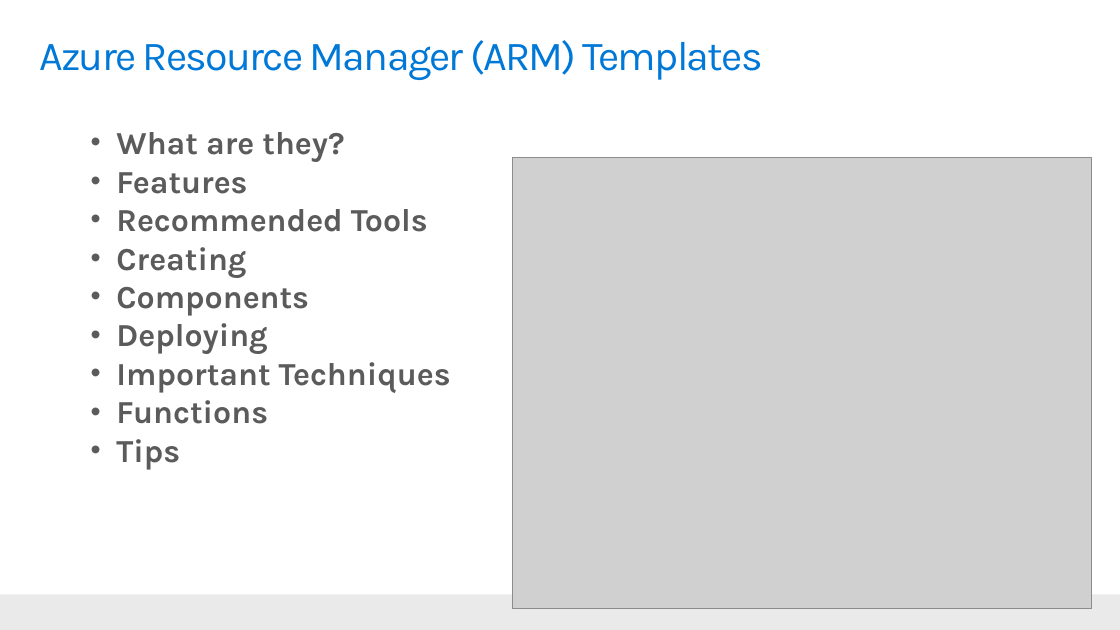
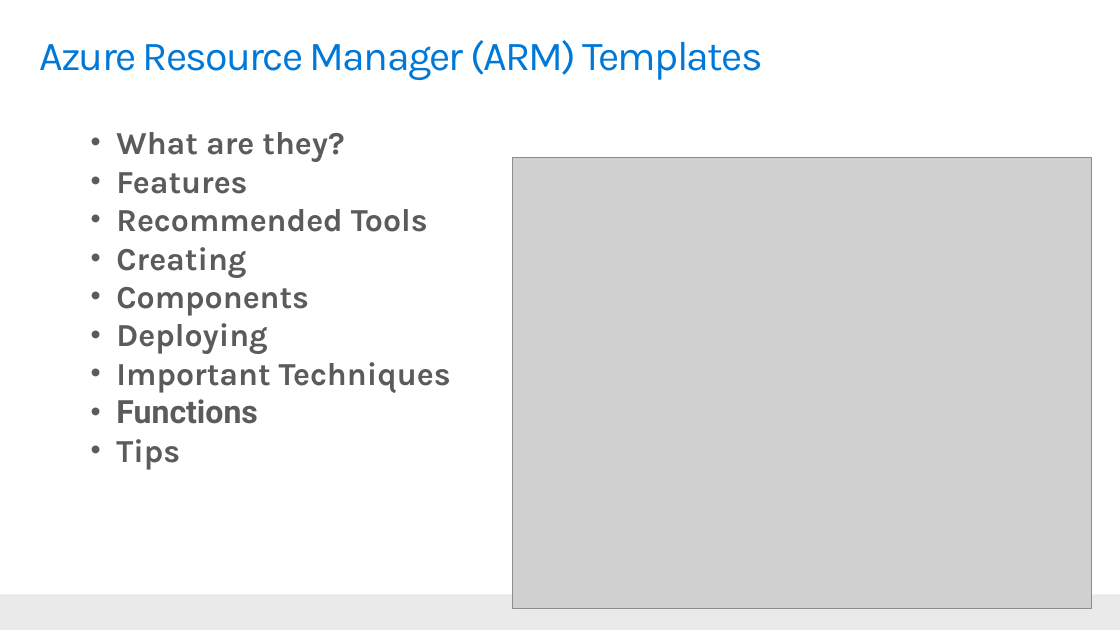
Before and after one commit to PlagueHO/Workshop-ARM-Templates, a slide deck: slide 2 of ppt/using-azure-resource-manager-templates-to-supercharge-your-azure-deployments.pptx. Drawn at 1120x630 pixels with LibreOffice and Linux fonts; fonts in the diff are those of the drawing; grey boxes stand for pictures; background and template pictures are left out. Boxes give left, top, right and bottom in pixels: in the first picture for what was removed or moved away, otherwise in the second. Text is boxed around its words. In the diff, an @@ line names an element or a change of style, - is before the commit and + after.

Commit message:
PPT update

```diff
--- a/ppt/using-azure-resource-manager-templates-to-supercharge-your-azure-deployments.pptx
+++ b/ppt/using-azure-resource-manager-templates-to-supercharge-your-azure-deployments.pptx
@@ text at box(116, 399, 257, 424): font Karla to Roboto in "Functions" @@
```
Also in this commit, not shown: 1 other slide changed.
